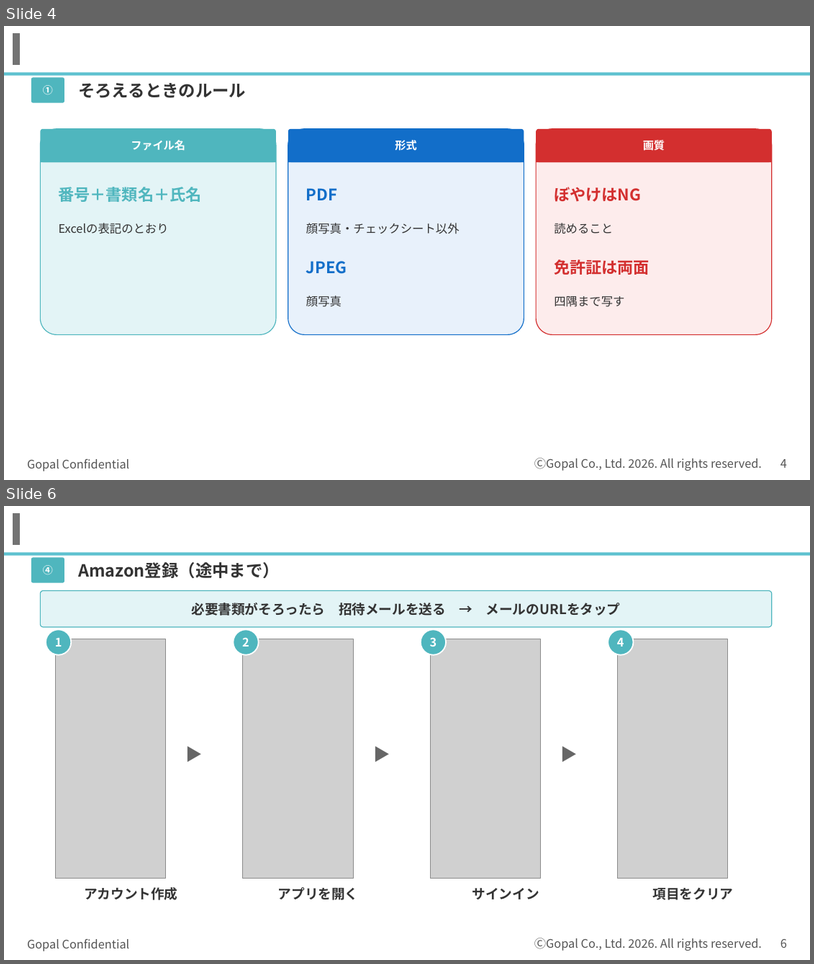
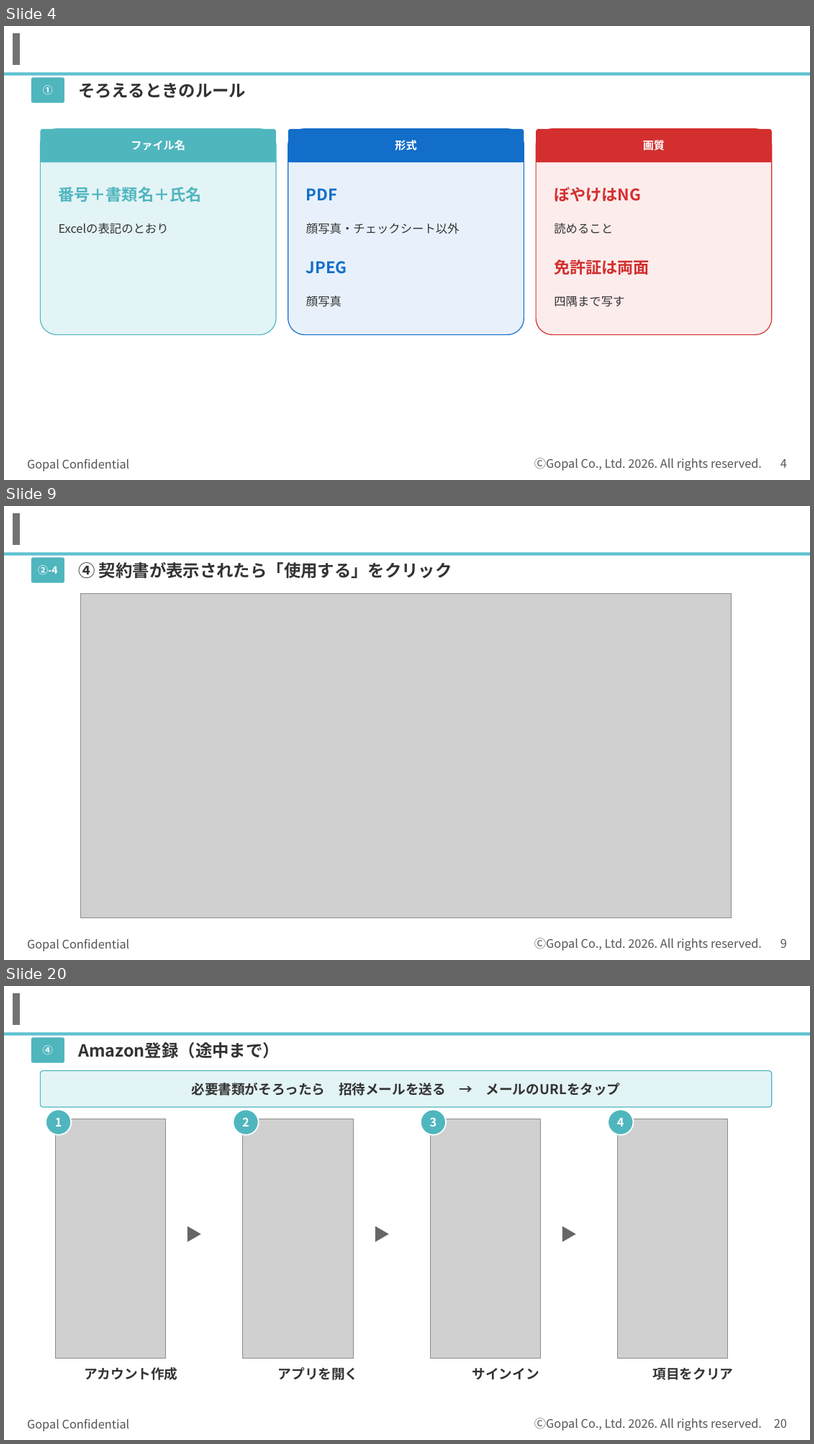
Before and after one commit to kagayugopal-eng/tamu, a slide deck: out/登録の流れ_書類準備まで.pptx. Shown one above the other, each under a label of ours: slides 4 and 6 before the commit, slides 4, 9 and 20 after it; the slides between them are not shown. The pictures are 814x964 and 814x1444 pixels, drawn with LibreOffice and Linux fonts; fonts in the diff are those of the drawing; grey boxes stand for pictures; background and template pictures are left out. Boxes give left, top, right and bottom in pixels: in the first picture for what was removed or moved away, otherwise in the second. Text is boxed around its words. In the diff, an @@ line names an element or a change of style, - is before the commit and + after.

```diff
--- a/out/登録の流れ_書類準備まで.pptx
+++ b/out/登録の流れ_書類準備まで.pptx
@@ slide 9 added at [4,506,810,960], background #FFFFFF; not listed: 5 template elements that a slide beside it also shows @@
@@ rounded rectangle added at [31,557,64,583], fill #4FB6BE @@
@@ text added at [38,565,57,574], 12 pt, text #FFFFFF, bold @@
+②-4
@@ text added at [78,562,453,578], 20 pt, text #333333, bold @@
+④ 契約書が表示されたら「使用する」をクリック
@@ picture added at [81,594,732,917] @@
@@ what was slide 6 is now slide 20 @@
@@ page number at [774,1419,787,1427]: text changed @@
-6
+20
```
Also in this commit, not shown: 1 slide changed, 13 other slides added.
